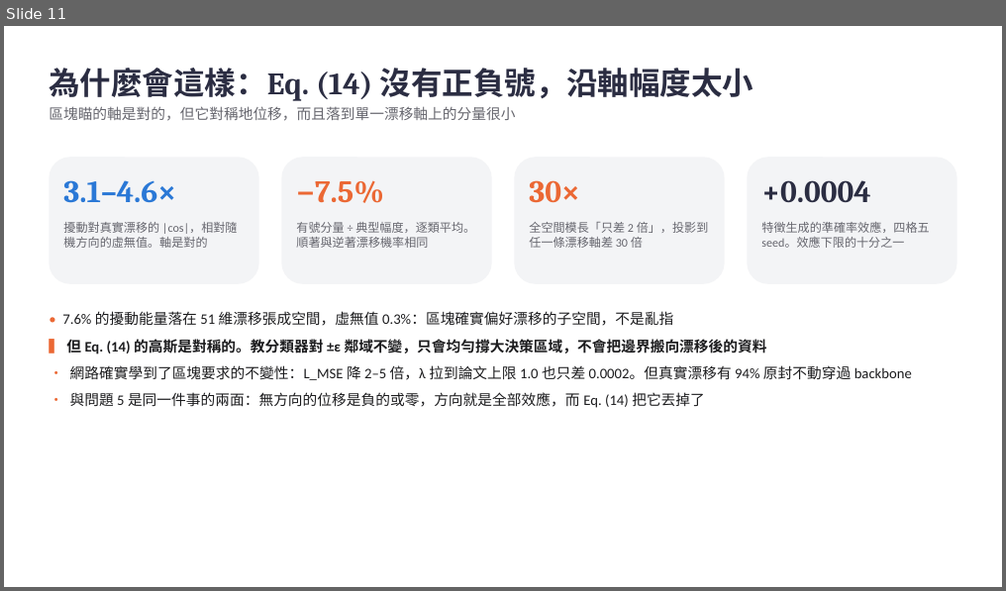
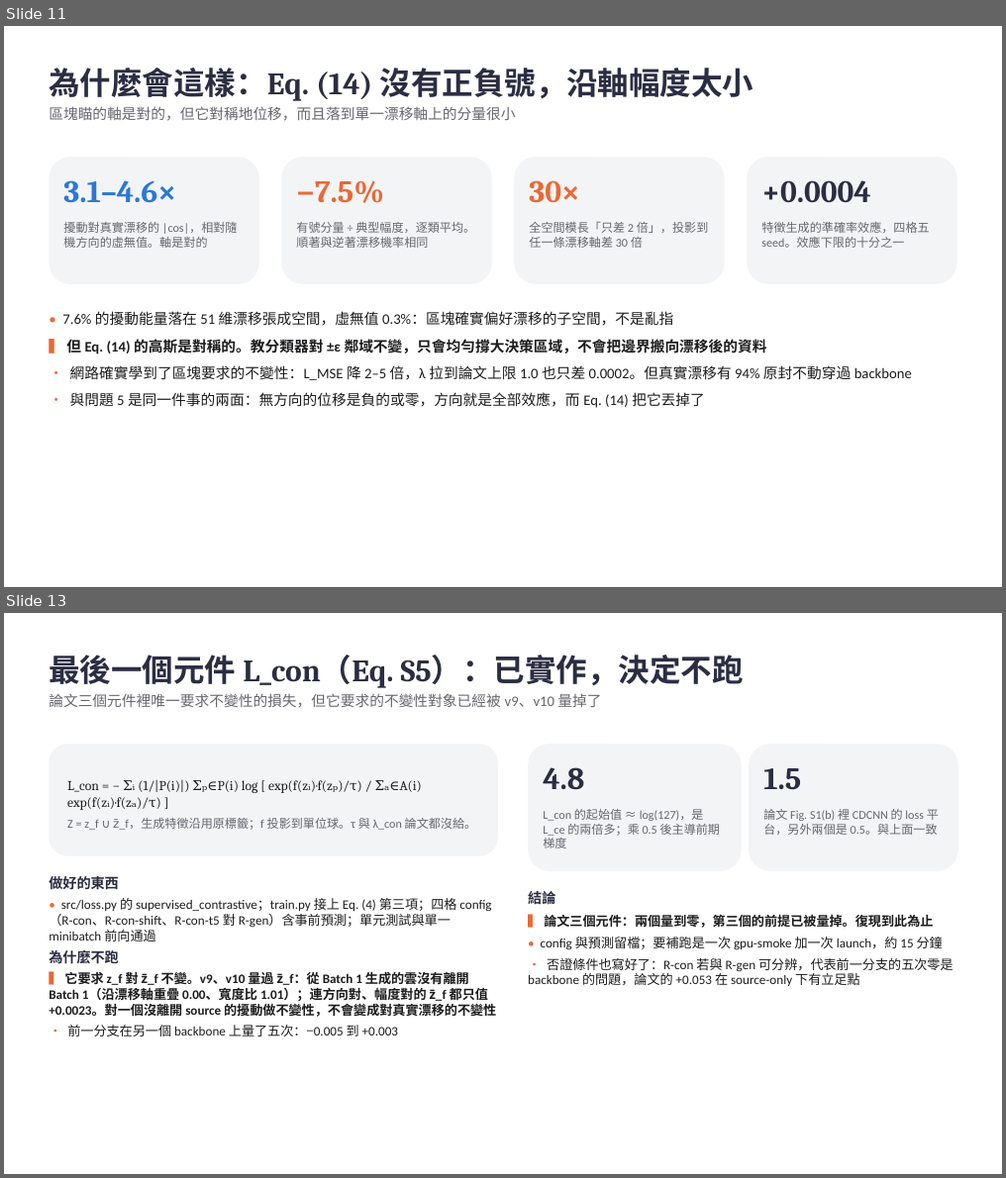
Before and after one commit to wintera1233/cdcnn, a slide deck: reports/cdcnn-implementation-issues.pptx. Shown one above the other, each under a label of ours: slide 11 before the commit, slides 11 and 13 after it; the slides between them are not shown. The pictures are 1006x591 and 1006x1178 pixels, drawn with LibreOffice and Linux fonts; fonts in the diff are those of the drawing. Boxes give left, top, right and bottom in pixels: in the first picture for what was removed or moved away, otherwise in the second. Text is boxed around its words. In the diff, an @@ line names an element or a change of style, - is before the commit and + after.

```diff
--- a/reports/cdcnn-implementation-issues.pptx
+++ b/reports/cdcnn-implementation-issues.pptx
@@ slide 13 added at <box>4,613,1002,1174</box>, background #FFFFFF @@
@@ text added at <box>49,655,744,707</box>, 14 pt, text #66666E @@
+最後一個元件 L_con（Eq. S5）：已實作，決定不跑
+論文三個元件裡唯一要求不變性的損失，但它要求的不變性對象已經被 v9、v10 量掉了
@@ rounded rectangle added at <box>49,744,498,857</box>, fill #F3F4F6 @@
@@ rounded rectangle added at <box>528,744,742,871</box>, fill #F3F4F6 @@
@@ rounded rectangle added at <box>748,744,958,871</box>, fill #F3F4F6 @@
@@ text added at <box>67,780,477,830</box>, 13 pt, text #1C1C1E @@
+L_con = − Σᵢ (1/|P(i)|) Σₚ∈P(i) log [ exp(f(zᵢ)·f(zₚ)/τ) / Σₐ∈A(i) exp(f(zᵢ)·f(zₐ)/τ) ]
+Z = z_f ∪ z̄_f，生成特徵沿用原標籤；f 投影到單位球。τ 與 λ_con 論文都沒給。
@@ text added at <box>543,767,584,790</box>, 30 pt, text #2B2D42, bold @@
+4.8
@@ text added at <box>763,768,801,790</box>, 30 pt, text #2B2D42, bold @@
+1.5
@@ text added at <box>543,809,720,849</box>, 11.5 pt, text #66666E @@
+L_con 的起始值 ≈ log(127)，是 L_ce 的兩倍多；乘 0.5 後主導前期梯度
@@ text added at <box>763,809,939,835</box>, 11.5 pt, text #66666E @@
+論文 Fig. S1(b) 裡 CDCNN 的 loss 平台，另外兩個是 0.5。與上面一致
@@ text added at <box>49,876,496,1037</box>, 12.5 pt, text #1C1C1E @@
+做好的東西
+• src/loss.py 的 supervised_contrastive；train.py 接上 Eq. (4) 第三項；四格 config（R-con、R-con-shift、R-con-t5 對 R-gen）含事前預測；單元測試與單一 minibatch 前向通過
+為什麼不跑
+▍ 它要求 z_f 對 z̄_f 不變。v9、v10 量過 z̄_f：從 Batch 1 生成的雲沒有離開 Batch 1（沿漂移軸重疊 0.00、寬度比 1.01）；連方向對、幅度對的 z̄_f 都只值 +0.0023。對一個沒離開 source 的擾動做不變性，不會變成對真實漂移的不變性
+• 前一分支在另一個 backbone 上量了五次：−0.005 到 +0.003
@@ text added at <box>528,889,953,986</box>, 12.5 pt, text #1C1C1E @@
+結論
+▍ 論文三個元件：兩個量到零，第三個的前提已被量掉。復現到此為止
+• config 與預測留檔；要補跑是一次 gpu-smoke 加一次 launch，約 15 分鐘
+• 否證條件也寫好了：R-con 若與 R-gen 可分辨，代表前一分支的五次零是 backbone 的問題，論文的 +0.053 在 source-only 下有立足點
```
Also in this commit, not shown: 3 slides changed, 1 other slide added, 3 other files.
